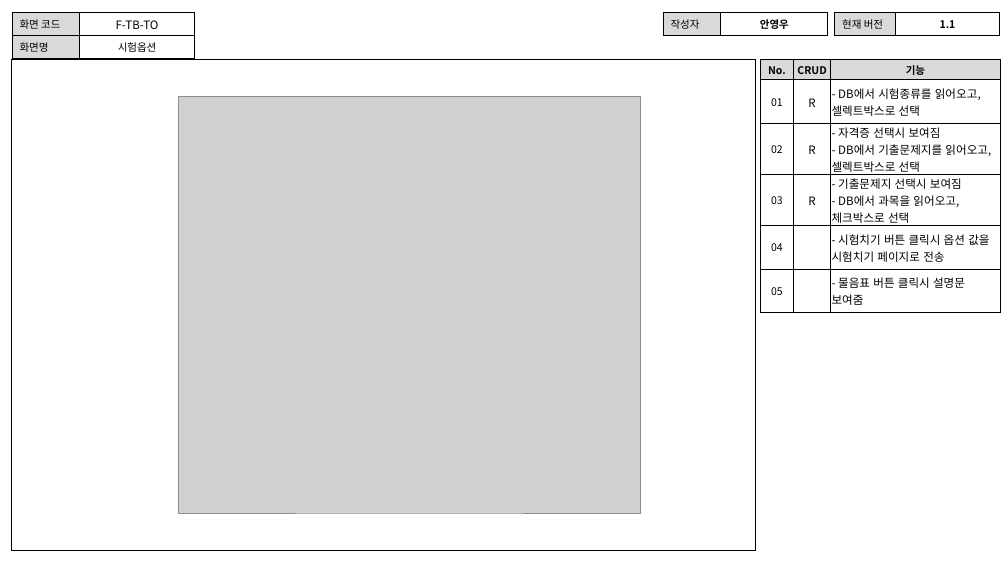
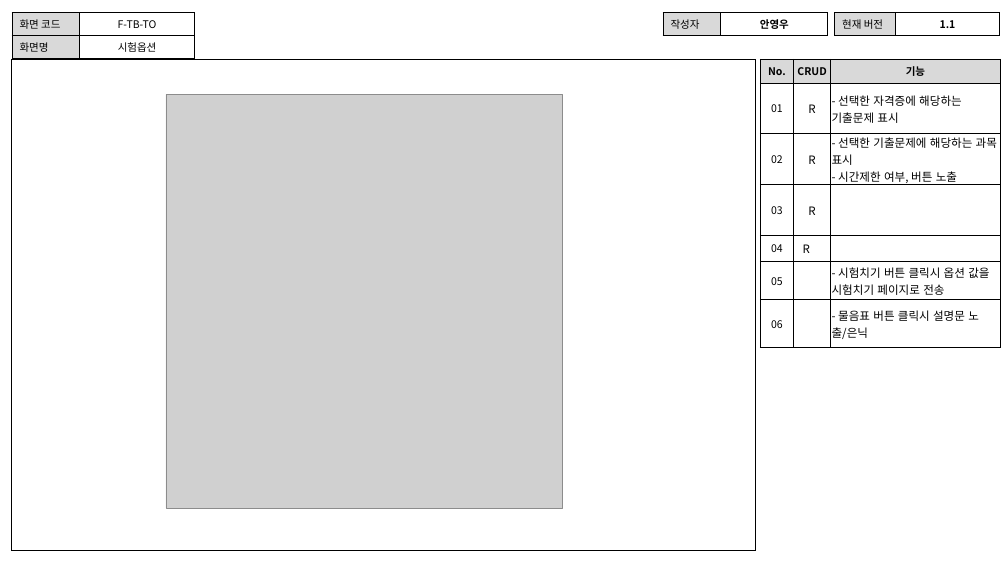
Before and after one commit to index506/cosmo6th_3thGroup, a slide deck: slide 1 of Text/02.화면설계도/3th_Project_화면 설계도(영우).pptx. Drawn at 1008x567 pixels with LibreOffice and Linux fonts; fonts in the diff are those of the drawing; grey boxes stand for pictures. Boxes give left, top, right and bottom in pixels: in the first picture for what was removed or moved away, otherwise in the second. Text is boxed around its words. In the diff, an @@ line names an element or a change of style, - is before the commit and + after.

```diff
--- a/Text/02.화면설계도/3th_Project_화면 설계도(영우).pptx
+++ b/Text/02.화면설계도/3th_Project_화면 설계도(영우).pptx
@@ table at (x1=12, y1=13, x2=194, y2=56) @@
@@ size 11 to 10 pt in "F-TB-TO" @@
@@ table at (x1=761, y1=60, x2=1001, y2=347) @@
-row 2: 01 | R | - DB에서 시험종류를 읽어오고, 셀렉트박스로 선택
-row 3: 02 | R | - 자격증 선택시 보여짐 - DB에서 기출문제지를 읽어오고, 셀렉트박스로 선택
-row 4: 03 | R | - 기출문제지 선택시 보여짐 - DB에서 과목을 읽어오고, 체크박스로 선택
-row 5: 04 |  | - 시험치기 버튼 클릭시 옵션 값을 시험치기 페이지로 전송
-row 6: 05 |  | - 물음표 버튼 클릭시 설명문 보여줌
+row 2: 01 | R | - 선택한 자격증에 해당하는 기출문제 표시
+row 3: 02 | R | - 선택한 기출문제에 해당하는 과목 표시 - 시간제한 여부, 버튼 노출
+row 4: 03 | R | 
+row 5: 04 | R | 
+row 6: 05 |  | - 시험치기 버튼 클릭시 옵션 값을 시험치기 페이지로 전송
+row 7: 06 |  | - 물음표 버튼 클릭시 설명문 노출/은닉
@@ picture resized from (x1=178, y1=97, x2=640, y2=513) to (x1=166, y1=95, x2=563, y2=508) @@
```
Also in this commit, not shown: 8 other slides changed, 2 other files.
